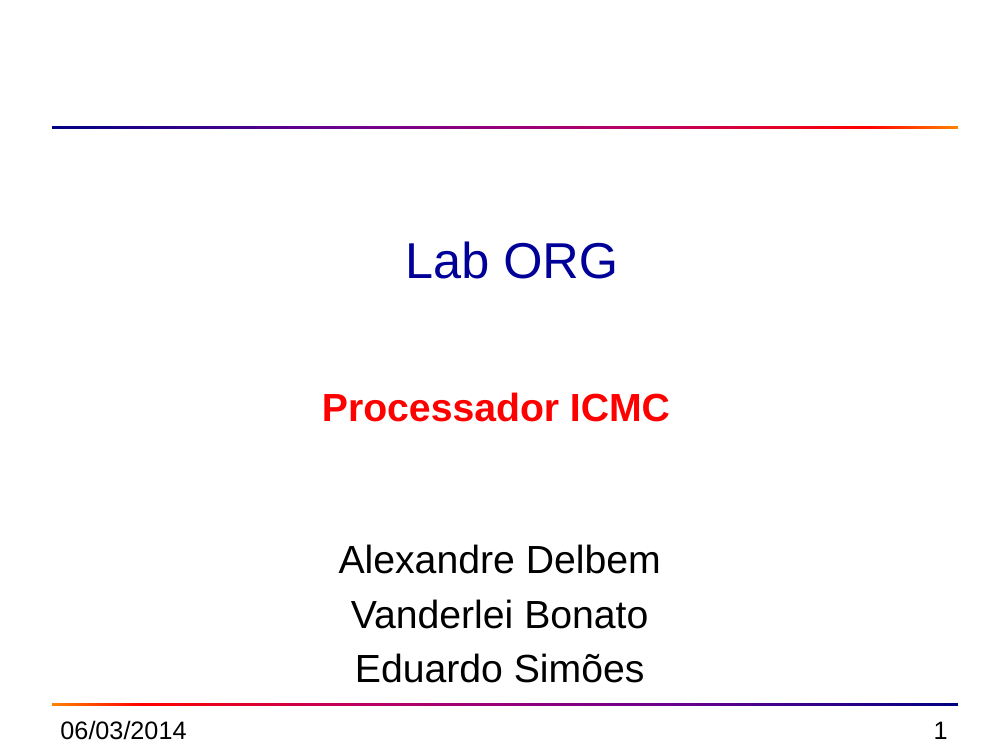
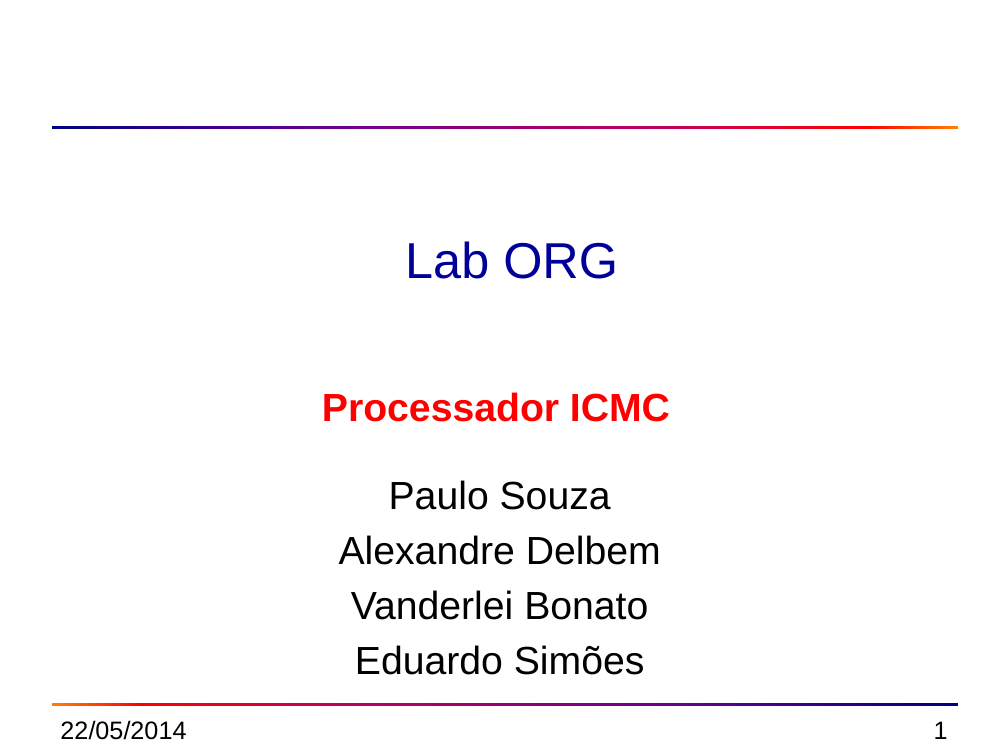
Before and after one commit to simoesusp/Processador-ICMC, a slide deck: slide 1 of Manual/instrucoes_03_2014.pptx. Drawn at 1008x756 pixels with LibreOffice and Linux fonts; fonts in the diff are those of the drawing. Boxes give left, top, right and bottom in pixels: in the first picture for what was removed or moved away, otherwise in the second. Text is boxed around its words. In the diff, an @@ line names an element or a change of style, - is before the commit and + after.

```diff
--- a/Manual/instrucoes_03_2014.pptx
+++ b/Manual/instrucoes_03_2014.pptx
@@ subtitle "Paulo Souza": place and size @@
-subtitle "Paulo Souza" at (339,544,661,683)
+subtitle "Paulo Souza" at (339,480,661,675)
@@ subtitle at (389,480,611,510): paragraph added @@
+Paulo Souza
@@ text at (60,720,186,740): text changed @@
-06/03/2014
+22/05/2014
```
Also in this commit, not shown: 16 other slides changed, 3 slides removed, 2 other files.
